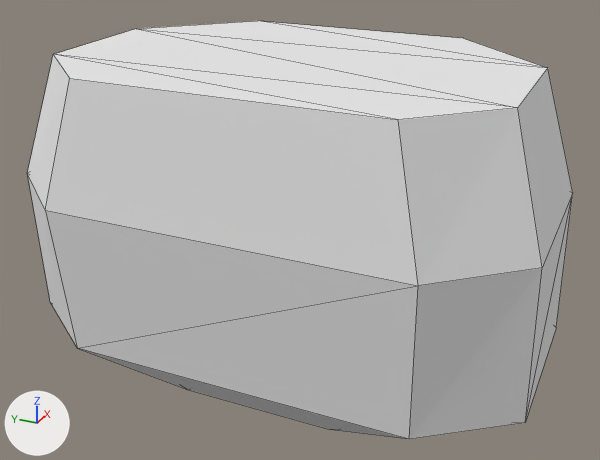
One commit to the Blender file game/data/character_models/huf_pelvis.blend: the scene before it, then after it.
Before and after are seen from a 50 mm camera at (-35.8, -15.5, 19.0) aimed at (-1.4, 0.0, 1.8). Every picture has the same lights, and +X, +Y and +Z are marked at lower left. Mesh edges are drawn as thin lines.

Names of what the first picture shows: 'foot (11)'.
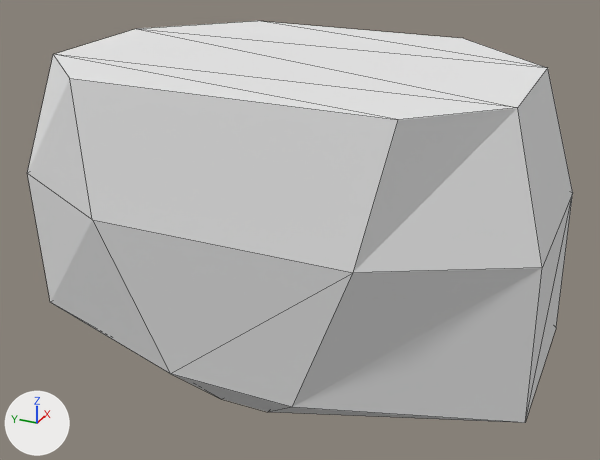
Changed parts and their boxes [x1, y1, x2, y2] in the pictures (600 x 460 px; the box of a moved part takes in the faces that stretch with it):
'foot (11)', reshaped
    before: [27, 21, 573, 439]
    after: [27, 21, 573, 423]
part 1 of me_geometry_n28192, moved or reshaped
    before: [27, 78, 542, 439]
    after: [27, 78, 542, 423]

The change, as a diff of the scene's bpy script:
```diff
--- a/game/data/character_models/huf_pelvis.blend.py
+++ b/game/data/character_models/huf_pelvis.blend.py
@@ me_geometry_n28192 @@
 me_geometry_n28192.from_pydata(...)  # 30 vertices, 42 faces; spans x -9.7..7.5, y -5.6..10.4, z -12.5..12.5
 # used by ob_foot__11; location = (0.0, 0.0, 0.0); rotation_euler = (1.571, 0.0, 0.0), in degrees (90, 0, 0)
-me_geometry_n28192.vertices[2].co = (-9.0, -2.9, 8.3)  # pixel (409, 439)
-me_geometry_n28192.vertices[8].co = (-9.7, 4.6, -8.5)  # pixel (45, 210)
-me_geometry_n28192.vertices[9].co = (-9.0, -2.9, -8.3)  # pixel (77, 348)
-me_geometry_n28192.vertices[10].co = (-9.7, 4.6, 8.5)  # pixel (418, 285)
-me_geometry_n28192.vertices[13].co = (-6.5, -5.6, -3.9)  # pixel (187, 389)
-me_geometry_n28192.vertices[16].co = (-6.5, -5.6, 3.9)  # pixel (330, 429)
+# me_geometry_n28192 part 1
+me_geometry_n28192.vertices[2].co = (-9.0, -2.9, 3.1)  # pixel (292, 407)
+me_geometry_n28192.vertices[8].co = (-9.7, 4.6, -6.0)  # pixel (92, 219)
+me_geometry_n28192.vertices[9].co = (-9.0, -2.9, -3.1)  # pixel (170, 373)
+me_geometry_n28192.vertices[10].co = (-9.7, 4.6, 6.0)  # pixel (353, 272)
+me_geometry_n28192.vertices[13].co = (-6.5, -5.6, -1.9)  # pixel (221, 399)
+me_geometry_n28192.vertices[16].co = (-6.5, -5.6, 0.6)  # pixel (267, 412)
 me_geometry_n28192.materials.append(mat_standard)
```
